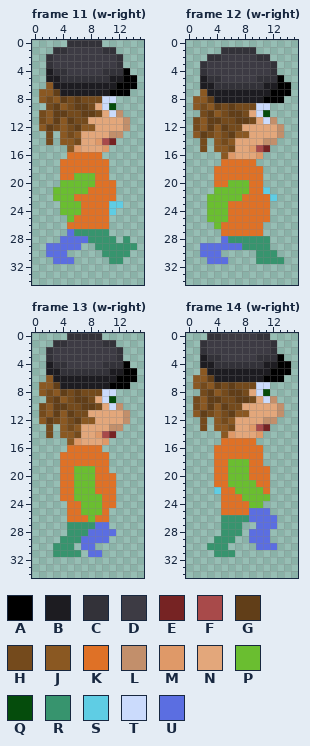
Edited in one commit: pixel-art file (art/cfe-reb.aseprite). That is the earlier state.
16x35 pixels, 14 frames. Shown: frame 11 (w-right), frame 12 (w-right), frame 13 (w-right), frame 14 (w-right). The commit also changed other frames, which this record leaves out.
Palette (. is transparent): A #000000  B #1d1c21  C #333239  D #3d3b44  E #762323  F #a84a4a  G #613e18  H #744a1c  J #8a5822  K #df7126  L #c28f6b  M #df9968  N #e3a77b  P #6abe30  Q #054c0c  R #37946e  S #5fcde4  T #cbdbfc  U #5b6ee1
Once edited:
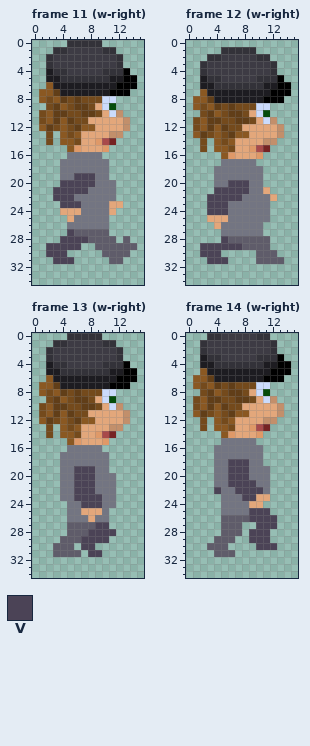
Colours new in this view: V #4b4356
From the commit log: Colored walk
Edits made:
colour K: #df7126 -> #737582
colour R: #37946e -> #5f5c6a
Changed rows in their new state; - is a pixel that keeps its letter.
Frame 11 (w-right), layer "reb":
first column x 2:
19 ----VVV----
20 --VVVVV----
21 -VVVVV-----
22 -VVV-------
23 --VVV----NN
24 --NNN----N-
25 ---N-------
27 ---V-------
28 --VVVV-----
29 VVVVV------
30 VVV--------
31 -VVV-------
Frame 12 (w-right), layer "reb":
first column x 2:
20 ----VVV----
21 --VVVVV--N-
22 -VVVVV----N
23 -VVV-------
24 -VVV-------
25 -NNN-------
26 --N--------
28 ---V-------
29 VVVVVV-----
30 VVV--------
31 -VVV-------
Frame 13 (w-right), layer "reb":
first column x 6:
19 VVV---
20 VVV---
21 VVV---
22 VVV---
23 VVVV--
24 -VVV--
25 -NNN--
26 --N---
27 ---VV-
28 --VVVV
29 -VVVV-
30 -VV---
31 --VV--
Frame 14 (w-right), layer "reb":
first column x 4:
18 --VVV----
19 --VVV----
20 --VVV----
21 --VVVV---
22 V--VVVV--
23 ----VVNN-
24 -----NN--
25 -----VVV-
26 -----VVVV
27 ------VVV
28 -----VVV-
29 -----VVV-
30 ------VVV
